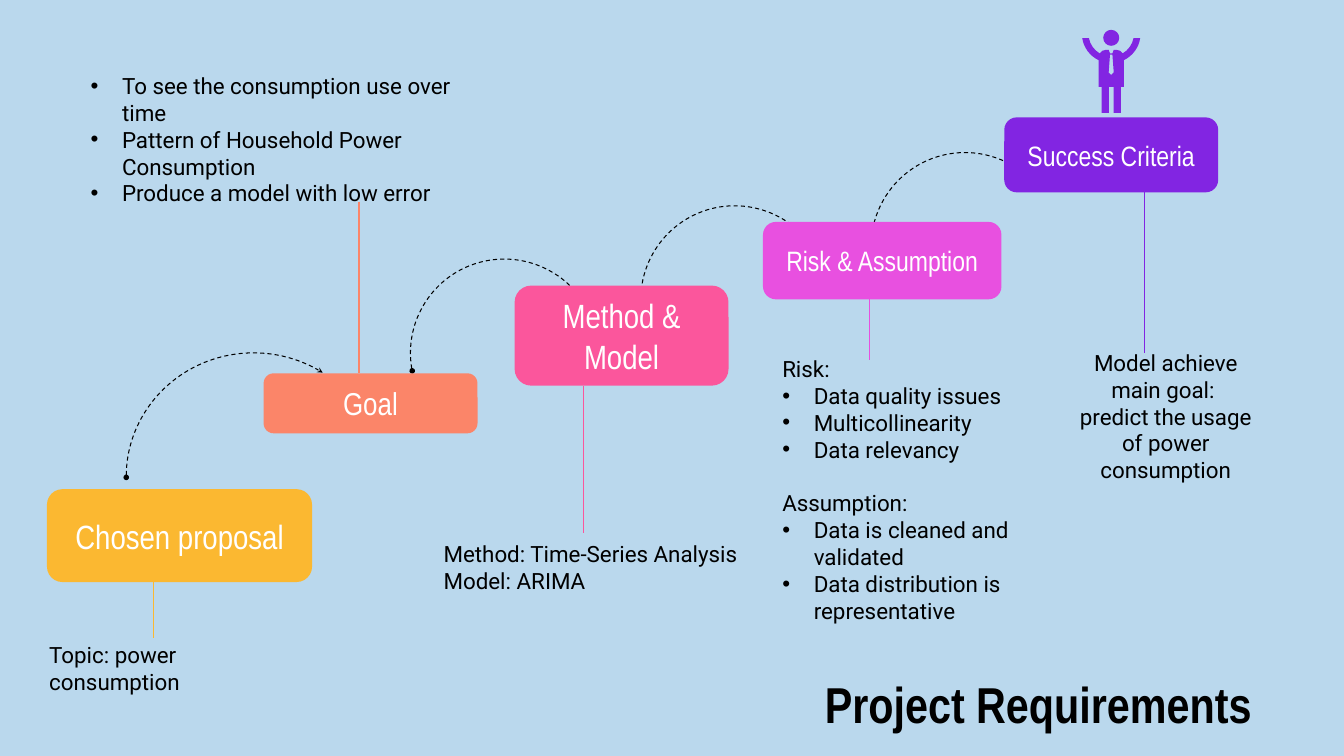
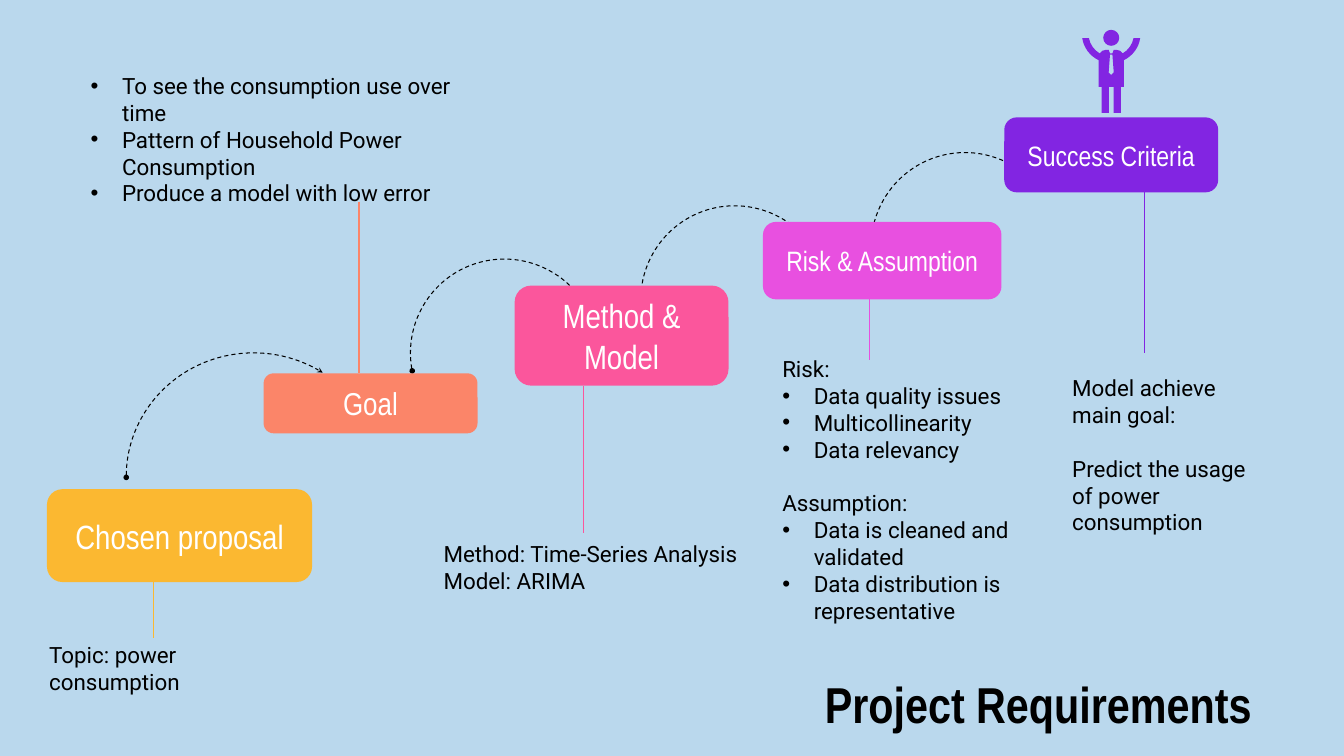
Before and after one commit to kabedkaca/CSP_DA24C3, a slide deck: slide 3 of Progress/Slides/CAPSTONE PROJECT - NAJIBAH - PART 2.pptx. Drawn at 1344x756 pixels with LibreOffice and Linux fonts; fonts in the diff are those of the drawing. Boxes give left, top, right and bottom in pixels: in the first picture for what was removed or moved away, otherwise in the second. Text is boxed around its words. In the diff, an @@ line names an element or a change of style, - is before the commit and + after.

```diff
--- a/Progress/Slides/CAPSTONE PROJECT - NAJIBAH - PART 2.pptx
+++ b/Progress/Slides/CAPSTONE PROJECT - NAJIBAH - PART 2.pptx
@@ text at [1072, 379, 1216, 428]: alignment centre to left @@
@@ text at [1072, 460, 1245, 535]: text changed @@
-predict the usage of power consumption
+Predict the usage of power consumption
```
Also in this commit, not shown: 1 other slide changed, 3 other files.
